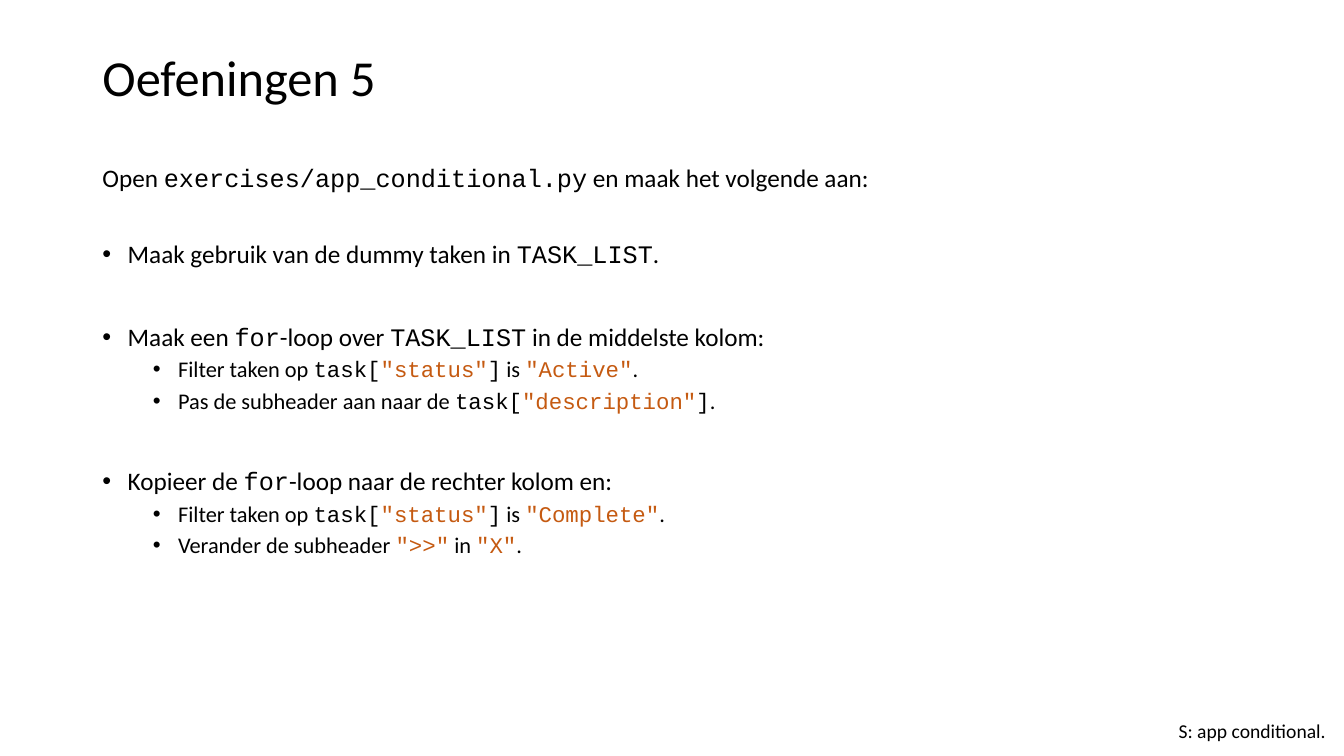
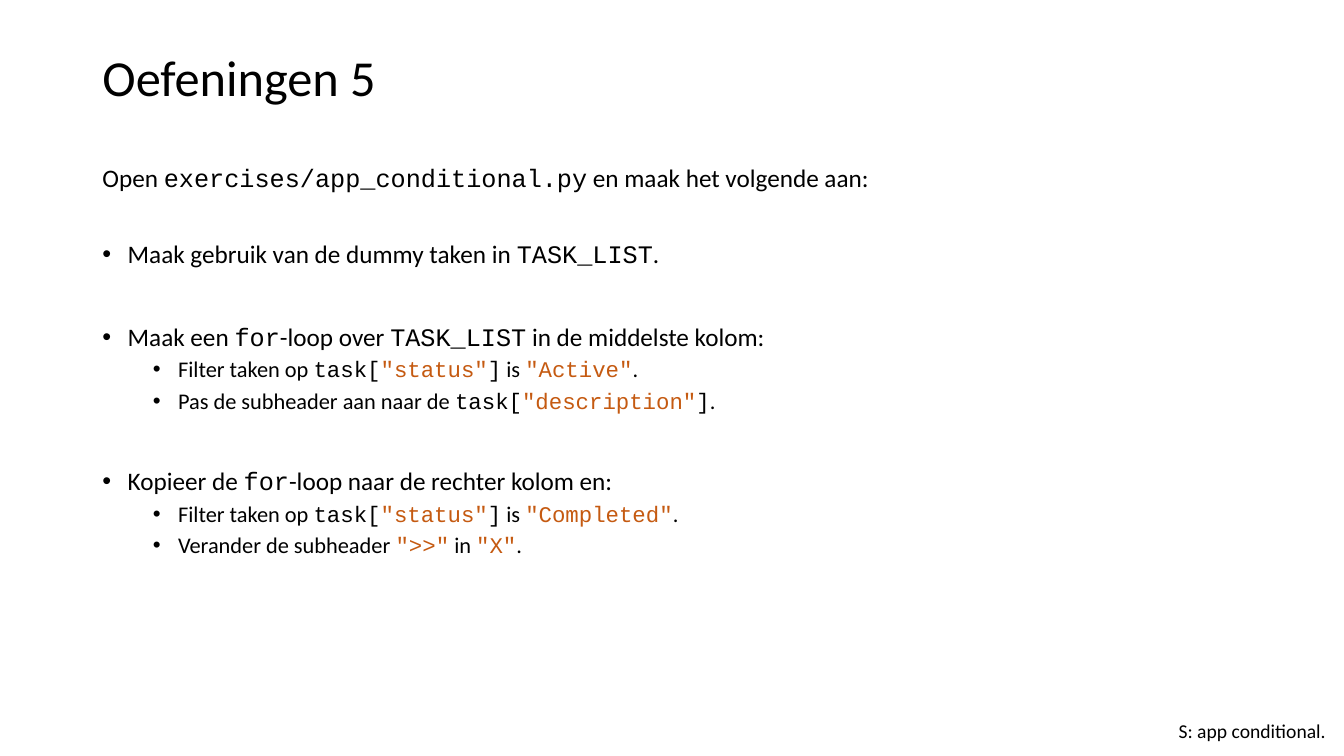
Before and after one commit to LFKoning/knowledge-sharing, a slide deck: slide 36 of python_course_4p/4_api_app/4_api_app.pptx. Drawn at 1344x756 pixels with LibreOffice and Linux fonts; fonts in the diff are those of the drawing. Boxes give left, top, right and bottom in pixels: in the first picture for what was removed or moved away, otherwise in the second. Text is boxed around its words. In the diff, an @@ line names an element or a change of style, - is before the commit and + after.

```diff
--- a/python_course_4p/4_api_app/4_api_app.pptx
+++ b/python_course_4p/4_api_app/4_api_app.pptx
@@ text at [178,506,678,527]: text changed @@
-  • Filter taken op task["status"] is "Complete".
+  • Filter taken op task["status"] is "Completed".
```
Also in this commit, not shown: 8 other slides changed, 12 other files.
